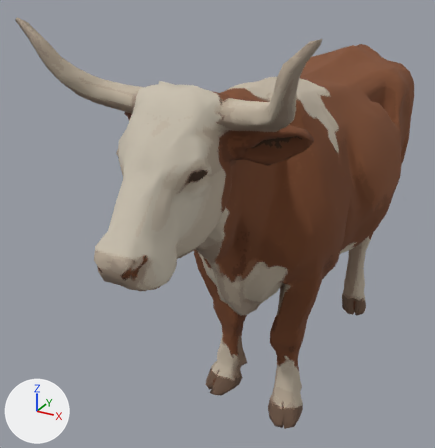
Two versions of the glTF model assets/cosas/3d/buey/buey_animado.glb, one commit apart.
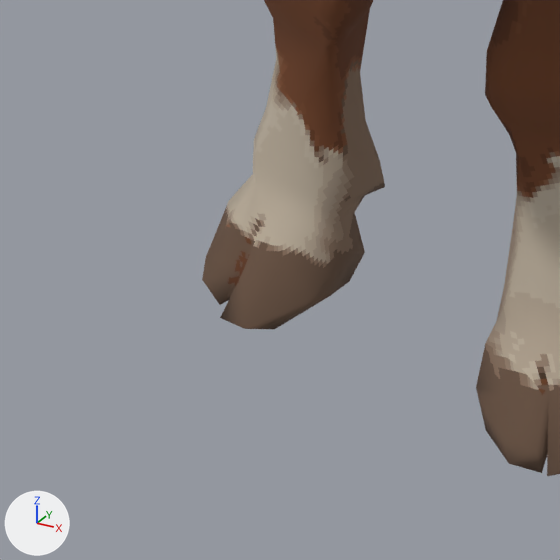
Each version is shown whole from a 50 mm camera at (0.566, -1.373, 1.094) aimed at (-0.136, -0.097, 0.456), then close up on the part from 37% to 66% of the width and 72% to 100% of the height. Arrows for +X, +Y and +Z are at lower left; the lights stay in place. The first two pictures are the older version. Where no turn or scale is listed for an object, it has been applied to the vertices. Vertices at exactly the same position are counted once.

In view in the first close-up: 'tripo_node_32fb0c29-0552-48a2-9ab2-578a385fbbfc'.
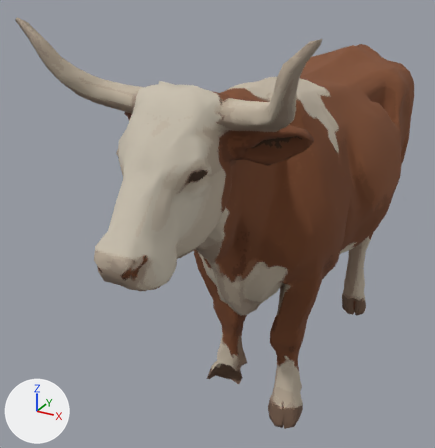
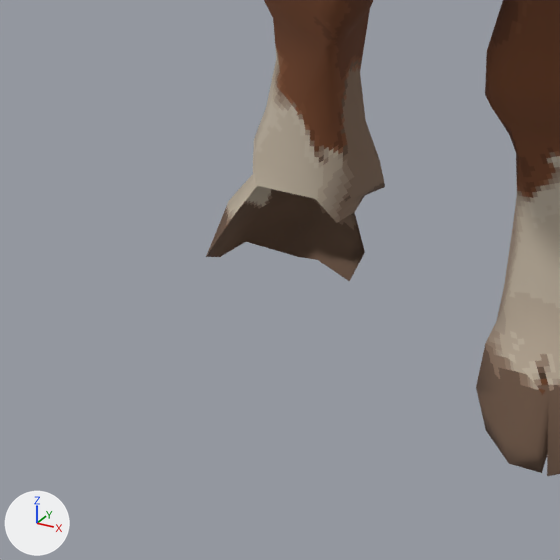
The edits, one by one:
me_tripo_mesh_32fb0c29_0552_48a2_9ab2_578a385fbbfc is used by ob_tripo_node_32fb0c29_0552_48a2_9ab2_578a385fbbfc; location (0.0, 0.0, 0.0).
me_tripo_mesh_32fb0c29_0552_48a2_9ab2_578a385fbbfc had 3889 vertices, 7714 faces and spanned x -0.294..0.294, y -0.704..0.704, z 0.0..1.0.
me_tripo_mesh_32fb0c29_0552_48a2_9ab2_578a385fbbfc now has 3843 vertices, 7634 faces and spans x -0.294..0.294, y -0.704..0.704, z 0.0..1.0.
Part 1, on me_tripo_mesh_32fb0c29_0552_48a2_9ab2_578a385fbbfc:
29 vertices are removed from x -0.12..-0.034, y -0.218..-0.094, z 0.0..0.071.
66 faces are deleted.
6 new faces join them.
Other edits to the shape of me_tripo_mesh_32fb0c29_0552_48a2_9ab2_578a385fbbfc do not show in these pictures.

Where the change shows, as pixel boxes [x1, y1, x2, y2] in the close-ups (560 x 560 px):
'tripo_node_32fb0c29-0552-48a2-9ab2-578a385fbbfc', reshaped
    before: [202, 0, 560, 476]
    after: [206, 0, 560, 476]
part 1 of me_tripo_mesh_32fb0c29_0552_48a2_9ab2_578a385fbbfc, cut back (brown)
    before: [202, 186, 365, 329]
